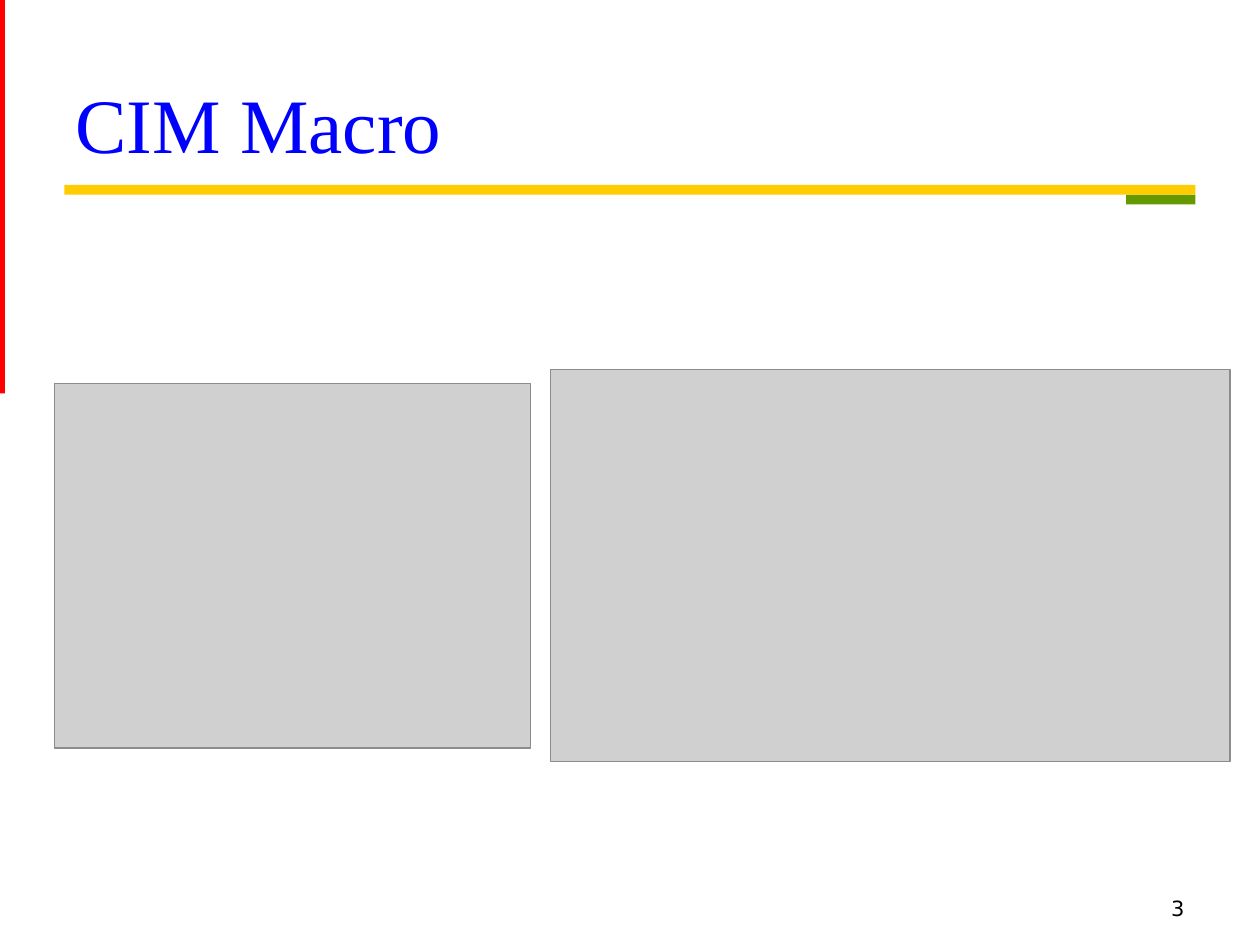
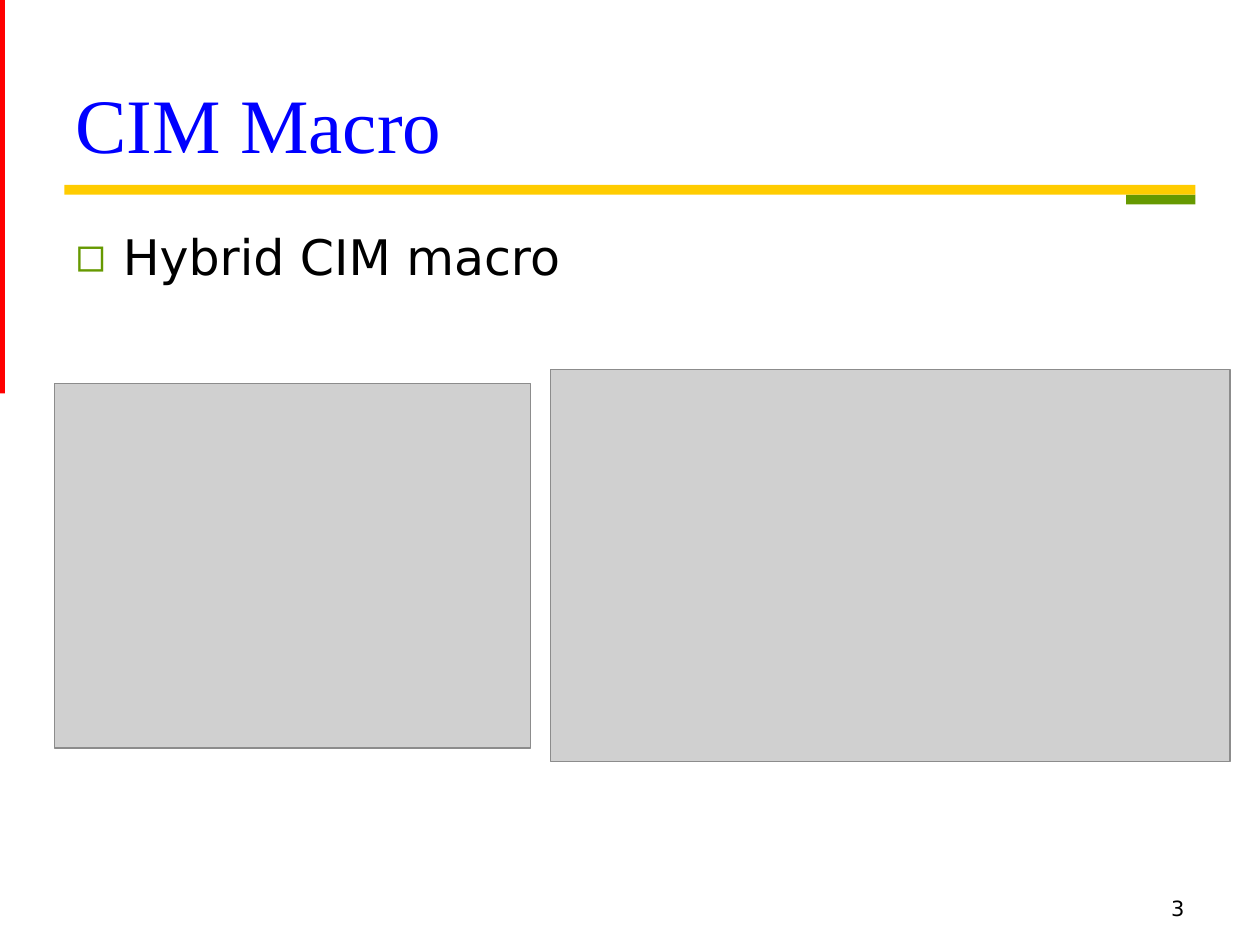
Before and after one commit to Oniontow/TTLiu_Project, a slide deck: slide 3 of papers/new new stone.pptx. Drawn at 1260x945 pixels with LibreOffice and Linux fonts; fonts in the diff are those of the drawing; grey boxes stand for pictures. Boxes give left, top, right and bottom in pixels: in the first picture for what was removed or moved away, otherwise in the second. Text is boxed around its words. In the diff, an @@ line names an element or a change of style, - is before the commit and + after.

```diff
--- a/papers/new new stone.pptx
+++ b/papers/new new stone.pptx
@@ text added at bbox=[123, 237, 560, 286], 28 pt, text #000000 @@
+◻ Hybrid CIM macro
```
Also in this commit, not shown: 1 other slide changed.
